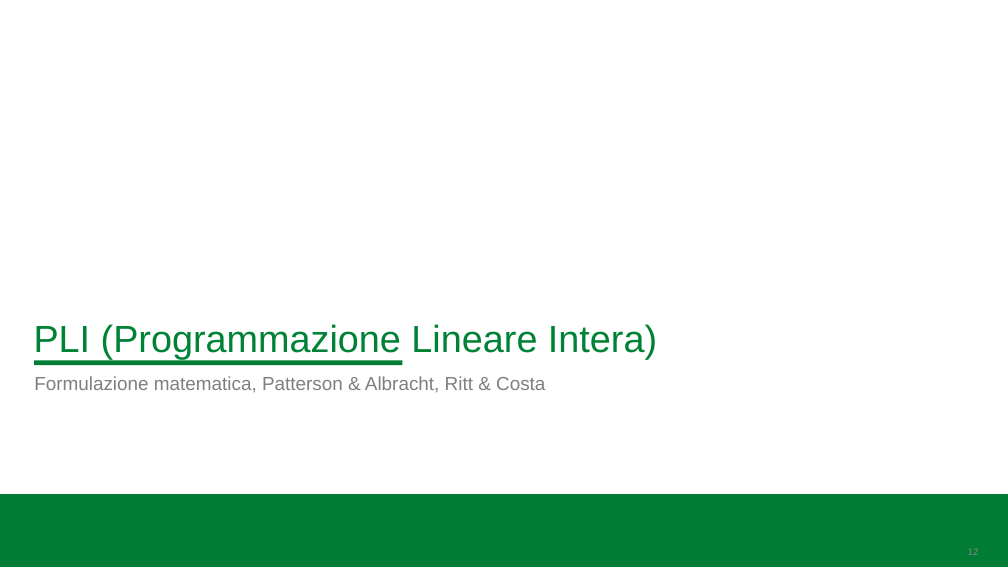
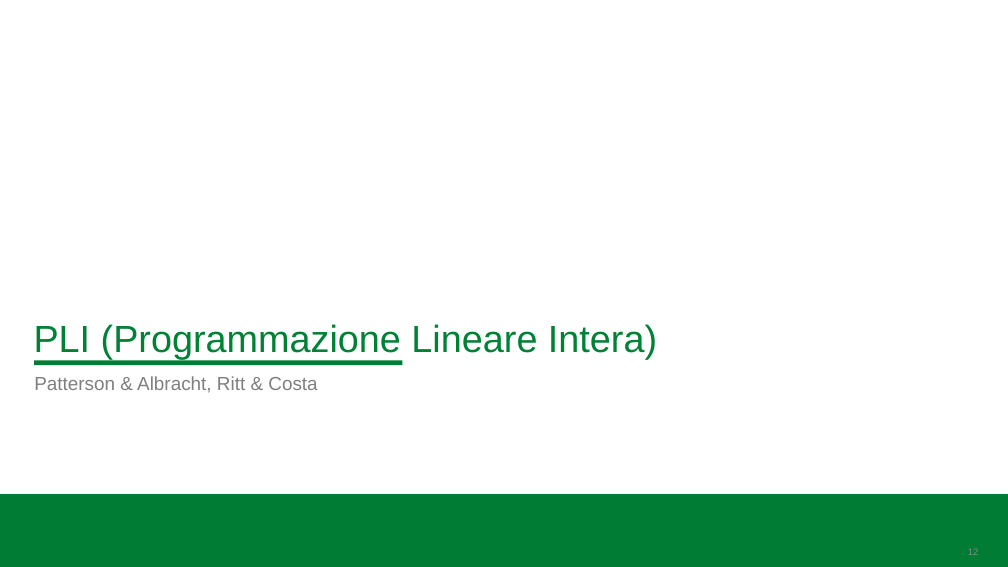
Before and after one commit to BitSquish/Assembly-Line-Balancing, a slide deck: slide 12 of slides/Assembly Line Balancing Problem.pptx. Drawn at 1008x567 pixels with LibreOffice and Linux fonts; fonts in the diff are those of the drawing; background and template pictures are left out. Boxes give left, top, right and bottom in pixels: in the first picture for what was removed or moved away, otherwise in the second. Text is boxed around its words. In the diff, an @@ line names an element or a change of style, - is before the commit and + after.

```diff
--- a/slides/Assembly Line Balancing Problem.pptx
+++ b/slides/Assembly Line Balancing Problem.pptx
@@ text at [34,376,317,393]: text changed @@
-Formulazione matematica, Patterson & Albracht, Ritt & Costa
+Patterson & Albracht, Ritt & Costa
```
Also in this commit, not shown: 15 other slides changed, 12 slides added, 9 slides removed, 1 other file.
